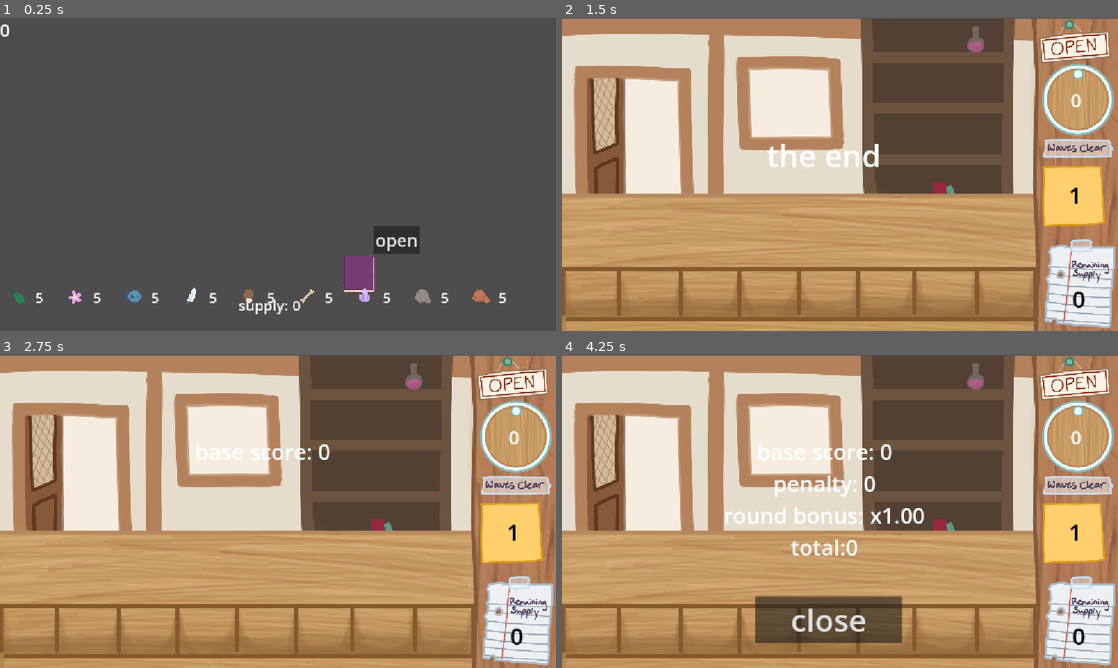
Above: before the commit, frames 1-4 (two rows, left to right).
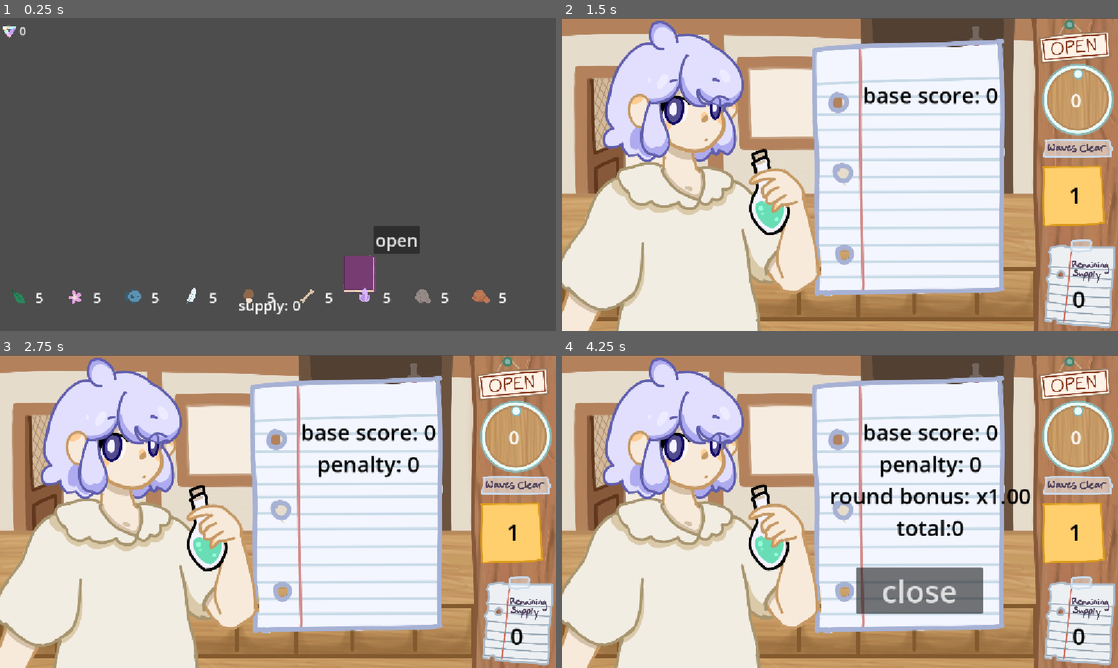
Above: after the commit, the same moments.

Repository: clairewsu/game
Game: Godot game, scene res://scripts/bigmain.tscn
Same seed, same stepped clock (60 frames per second), same inputs: the game is played once before the commit and once after it. The engine's default icon, where the game draws it, is replaced by a stand-in: a white triangle on a blue panel in a dark square.
Inputs (mouse positions are in pixels of both pictures, inside the frame that each line leads up to):
- Up to frame 1 (0.25 s): no input
- Up to frame 2 (1.5 s): click "open" at 0.5 s; click "start" at 1.25 s
- Up to frame 3 (2.75 s): tap Enter (enter) at 2 s; move the mouse to (400, 495) at 2.02 s; hold Enter (enter) from 2.03 s (still down); click (400, 495) at 2.17 s; tap Left (l) at 2.3 s
- Up to frame 4 (4.25 s): release Enter (enter) at 2.75 s; drag from (728, 527) to (812, 574) at 2.77 s; move the mouse to (895, 442) at 3.52 s; press the mouse at (895, 442) at 3.53 s; tap 1 (one) at 3.8 s

The runs differ from the first frame. In frame 1, 0.1% of the frame differs, in the area x 0-5%, y 2-7%; in frame 2, 54%; in frame 3, 54%; in frame 4, 55%, in the area x 0-85%, y 0-100%.

Commit message:
added a living breathing ari and money popups

Diff:
--- /dev/null
+++ b/scenes/endround/ari_endround.tscn
@@ -0,0 +1,205 @@
+[gd_scene format=3 uid="uid://baycr36qvmmmi"]
+
+[ext_resource type="Script" uid="uid://db2oy21t8i8kn" path="res://scripts/endround_ari.gd" id="1_lqdif"]
+[ext_resource type="Texture2D" uid="uid://bnumweqrqstpg" path="res://art/character_models/ari_endround/endround_ari_body.PNG" id="2_max4g"]
+[ext_resource type="Texture2D" uid="uid://dl0qkmvgu4ht" path="res://art/character_models/ari_endround/endround_ari_larm.PNG" id="3_0gi36"]
+[ext_resource type="Texture2D" uid="uid://doqrhg0s21tm6" path="res://art/character_models/ari_endround/endround_ari_forearm.PNG" id="4_uinbd"]
+[ext_resource type="Texture2D" uid="uid://bwkiv846hhqak" path="res://art/character_models/ari_endround/endround_ari_head.PNG" id="5_quvuf"]
+[ext_resource type="Texture2D" uid="uid://cffd7q52x1epm" path="res://art/character_models/ari_endround/endround_ari_eyes.PNG" id="6_f5b6x"]
+[ext_resource type="Texture2D" uid="uid://f5vw0nlyfg2v" path="res://art/character_models/ari_endround/endround_ari_blink.PNG" id="7_unywx"]
+
+[sub_resource type="Animation" id="Animation_ihkmo"]
+length = 0.001
+tracks/0/type = "value"
+tracks/0/imported = false
+tracks/0/enabled = true
+tracks/0/path = NodePath("body/forearm:rotation")
+tracks/0/interp = 1
+tracks/0/loop_wrap = true
+tracks/0/keys = {
+"times": PackedFloat32Array(0),
+"transitions": PackedFloat32Array(1),
+"update": 0,
+"values": [0.0]
+}
+tracks/1/type = "value"
+tracks/1/imported = false
+tracks/1/enabled = true
+tracks/1/path = NodePath("body/left_arm:rotation")
+tracks/1/interp = 1
+tracks/1/loop_wrap = true
+tracks/1/keys = {
+"times": PackedFloat32Array(0),
+"transitions": PackedFloat32Array(1),
+"update": 0,
+"values": [0.0]
+}
+tracks/2/type = "value"
+tracks/2/imported = false
+tracks/2/enabled = true
+tracks/2/path = NodePath("body:position")
+tracks/2/interp = 1
+tracks/2/loop_wrap = true
+tracks/2/keys = {
+"times": PackedFloat32Array(0),
+"transitions": PackedFloat32Array(1),
+"update": 0,
+"values": [Vector2(0, 0)]
+}
+
+[sub_resource type="Animation" id="Animation_3s8c2"]
+resource_name = "arms"
+length = 0.4
+tracks/0/type = "value"
+tracks/0/imported = false
+tracks/0/enabled = true
+tracks/0/path = NodePath("body/forearm:rotation")
+tracks/0/interp = 1
+tracks/0/loop_wrap = true
+tracks/0/keys = {
+"times": PackedFloat32Array(0, 0.4),
+"transitions": PackedFloat32Array(1, 1),
+"update": 0,
+"values": [0.0, 0.35863018]
+}
+tracks/1/type = "value"
+tracks/1/imported = false
+tracks/1/enabled = true
+tracks/1/path = NodePath("body/left_arm:rotation")
+tracks/1/interp = 1
+tracks/1/loop_wrap = true
+tracks/1/keys = {
+"times": PackedFloat32Array(0, 0.4),
+"transitions": PackedFloat32Array(1, 1),
+"update": 0,
+"values": [0.0, -0.14135455]
+}
+
+[sub_resource type="Animation" id="Animation_orqmi"]
+resource_name = "arms_idle"
+length = 0.4
+tracks/0/type = "value"
+tracks/0/imported = false
+tracks/0/enabled = true
+tracks/0/path = NodePath("body/left_arm:rotation")
+tracks/0/interp = 1
+tracks/0/loop_wrap = true
+tracks/0/keys = {
+"times": PackedFloat32Array(0.4),
+"transitions": PackedFloat32Array(1),
+"update": 0,
+"values": [0.0]
+}
+tracks/1/type = "value"
+tracks/1/imported = false
+tracks/1/enabled = true
+tracks/1/path = NodePath("body/forearm:rotation")
+tracks/1/interp = 1
+tracks/1/loop_wrap = true
+tracks/1/keys = {
+"times": PackedFloat32Array(0.4),
+"transitions": PackedFloat32Array(1),
+"update": 0,
+"values": [0.0]
+}
+
+[sub_resource type="Animation" id="Animation_66iij"]
+resource_name = "idle"
+loop_mode = 2
+tracks/0/type = "value"
+tracks/0/imported = false
+tracks/0/enabled = true
+tracks/0/path = NodePath("body:position")
+tracks/0/interp = 1
+tracks/0/loop_wrap = true
+tracks/0/keys = {
+"times": PackedFloat32Array(0, 1),
+"transitions": PackedFloat32Array(1, 1),
+"update": 0,
+"values": [Vector2(0, 0), Vector2(-2, -6)]
+}
+
+[sub_resource type="AnimationLibrary" id="AnimationLibrary_f57w3"]
+_data = {
+&"RESET": SubResource("Animation_ihkmo"),
+&"arms": SubResource("Animation_3s8c2"),
+&"arms_idle": SubResource("Animation_orqmi"),
+&"idle": SubResource("Animation_66iij")
+}
+
+[sub_resource type="AnimationNodeAdd2" id="AnimationNodeAdd2_ime08"]
+
+[sub_resource type="AnimationNodeAnimation" id="AnimationNodeAnimation_204eb"]
+animation = &"arms"
+
+[sub_resource type="AnimationNodeAnimation" id="AnimationNodeAnimation_pccli"]
+animation = &"arms_idle"
+
+[sub_resource type="AnimationNodeStateMachineTransition" id="AnimationNodeStateMachineTransition_p22vy"]
+advance_mode = 0
+
+[sub_resource type="AnimationNodeStateMachineTransition" id="AnimationNodeStateMachineTransition_v8gkj"]
+xfade_time = 0.4
+
+[sub_resource type="AnimationNodeStateMachine" id="AnimationNodeStateMachine_cboa2"]
+states/End/position = Vector2(829, 90.05469)
+states/Start/position = Vector2(233, 101.01758)
+states/arms/node = SubResource("AnimationNodeAnimation_204eb")
+states/arms/position = Vector2(418.5, 111.7168)
+states/arms_idle/node = SubResource("AnimationNodeAnimation_pccli")
+states/arms_idle/position = Vector2(616.3568, 100.25879)
+transitions = ["Start", "arms", SubResource("AnimationNodeStateMachineTransition_p22vy"), "arms", "arms_idle", SubResource("AnimationNodeStateMachineTransition_v8gkj")]
+graph_offset = Vector2(118.85683, 0)
+
+[sub_resource type="AnimationNodeAnimation" id="AnimationNodeAnimation_b68kx"]
+animation = &"idle"
+
+[sub_resource type="AnimationNodeBlendTree" id="AnimationNodeBlendTree_p8fuw"]
+graph_offset = Vector2(-238.21115, 47.540146)
+nodes/output/position = Vector2(810, 140)
+nodes/StateMachine/node = SubResource("AnimationNodeStateMachine_cboa2")
+nodes/StateMachine/position = Vector2(120, 190)
+nodes/idle/node = SubResource("AnimationNodeAnimation_b68kx")
+nodes/idle/position = Vector2(340, 90)
+nodes/Add2/node = SubResource("AnimationNodeAdd2_ime08")
+nodes/Add2/position = Vector2(540, 90)
+node_connections = [&"output", 0, &"Add2", &"Add2", 0, &"idle", &"Add2", 1, &"StateMachine"]
+
+[node name="ari" type="Node2D" unique_id=1925716817]
+script = ExtResource("1_lqdif")
+
+[node name="body" type="Sprite2D" parent="." unique_id=799462667]
+texture = ExtResource("2_max4g")
+
+[node name="left_arm" type="Sprite2D" parent="body" unique_id=1697519080]
+position = Vector2(-155, 37)
+texture = ExtResource("3_0gi36")
+offset = Vector2(155, -37)
+
+[node name="forearm" type="Sprite2D" parent="body" unique_id=1173587657]
+position = Vector2(285, 222)
+texture = ExtResource("4_uinbd")
+offset = Vector2(-285, -222)
+
+[node name="head" type="Sprite2D" parent="." unique_id=79042544]
+texture = ExtResource("5_quvuf")
+
+[node name="eyes" type="Sprite2D" parent="head" unique_id=1246388483]
+texture = ExtResource("6_f5b6x")
+
+[node name="blink" type="Sprite2D" parent="head" unique_id=8568946]
+texture = ExtResource("7_unywx")
+
+[node name="AnimationPlayer" type="AnimationPlayer" parent="." unique_id=320383745]
+libraries/ = SubResource("AnimationLibrary_f57w3")
+
+[node name="AnimationTree" type="AnimationTree" parent="." unique_id=440299929]
+tree_root = SubResource("AnimationNodeBlendTree_p8fuw")
+anim_player = NodePath("../AnimationPlayer")
+parameters/Add2/add_amount = 1.0
+
+[node name="Timer" type="Timer" parent="." unique_id=2135338117]
+wait_time = 7.0
+one_shot = true
+
+[connection signal="timeout" from="Timer" to="." method="_on_timer_timeout"]
--- /dev/null
+++ b/scenes/money_popup.tscn
@@ -0,0 +1,10 @@
+[gd_scene format=3 uid="uid://d0d0kg11fmx3n"]
+
+[ext_resource type="Script" uid="uid://diioiyb44fay0" path="res://scripts/salt_popup.gd" id="1_wmmc1"]
+[ext_resource type="Texture2D" uid="uid://68hy7wfqct2c" path="res://art/salt.PNG" id="2_1ruc8"]
+
+[node name="Node2D" type="Node2D" unique_id=1907886065]
+script = ExtResource("1_wmmc1")
+
+[node name="Sprite2D" type="Sprite2D" parent="." unique_id=550551309]
+texture = ExtResource("2_1ruc8")
--- a/scenes/ui_or_smth.tscn
+++ b/scenes/ui_or_smth.tscn
@@ -5,9 +5,20 @@
 [ext_resource type="Texture2D" uid="uid://b21cifd0ndrxe" path="res://art/note2.PNG" id="3_adh6k"]
 [ext_resource type="Texture2D" uid="uid://bgqsgfbnv8g77" path="res://art/note3.PNG" id="4_22ytw"]
 [ext_resource type="Texture2D" uid="uid://c6hfdcnnr10h7" path="res://art/open.PNG" id="5_adh6k"]
+[ext_resource type="Texture2D" uid="uid://cpdo6bpit1os0" path="res://art/scorecounter_paper.PNG" id="6_22ytw"]
 
 [node name="ui_and_stuff" type="CanvasLayer" unique_id=1762027153]
 script = ExtResource("1_bqq8r")
+
+[node name="scorecount_bg" type="TextureRect" parent="." unique_id=1904195969]
+z_index = -1
+offset_left = 495.0
+offset_top = 27.0
+offset_right = 931.0
+offset_bottom = 589.0
+rotation = -0.0024090346
+texture = ExtResource("6_22ytw")
+expand_mode = 1
 
 [node name="Timer" type="Timer" parent="." unique_id=1632939379]
 one_shot = true
@@ -25,10 +36,13 @@
 anchors_preset = 15
 anchor_right = 1.0
 anchor_bottom = 1.0
-offset_top = 168.0
-offset_right = -64.0
+offset_left = 605.0
+offset_top = 128.0
+offset_right = -230.0
+offset_bottom = -218.0
 grow_horizontal = 2
 grow_vertical = 2
+theme_override_colors/font_color = Color(0, 0, 0, 1)
 theme_override_font_sizes/font_size = 45
 text = "score: 1234"
 horizontal_alignment = 1
@@ -42,18 +56,19 @@
 text = "start"
 
 [node name="endbutton" type="Button" parent="." unique_id=302233631]
-offset_left = 400.0
-offset_top = 500.0
-offset_right = 705.0
-offset_bottom = 596.0
+z_index = 1000
+offset_left = 610.0
+offset_top = 440.0
+offset_right = 872.0
+offset_bottom = 536.0
 theme_override_font_sizes/font_size = 64
 text = "close"
 
 [node name="theend" type="Label" parent="." unique_id=177718164]
-offset_left = 424.0
-offset_top = 240.0
-offset_right = 661.0
-offset_bottom = 328.0
+offset_left = 127.0
+offset_top = 10.0
+offset_right = 364.0
+offset_bottom = 98.0
 theme_override_font_sizes/font_size = 64
 text = "the end"
 
--- a/scripts/bigmain.gd
+++ b/scripts/bigmain.gd
@@ -12,14 +12,14 @@
 # Called when the node enters the scene tree for the first time.
 func _ready() -> void:
 	$ui/open.pressed.connect(_on_open)
-	$moneycount.text=str(0)
+	$moneycount/Label.text=str(0)
 	$recipebook.hide()
 	cards=DeckManager.cards
 
 
 # Called every frame. 'delta' is the elapsed time since the previous frame.
 func _process(delta: float) -> void:
-	if int($moneycount.text)!=Global.moneys and not popping_up:
+	if int($moneycount/Label.text)!=Global.moneys and not popping_up:
 		update_moneys_popup(Global.moneys)
 
 func _on_open():
@@ -100,7 +100,7 @@
 	$moneycount.show()
 	$moneycount.position+=Vector2(0,-100)
 	tween.tween_property($moneycount,"position",$moneycount.position+Vector2(0,100),1)
-	tween.tween_method(update_moneys,int($moneycount.text),amt,1.0)
+	tween.tween_method(update_moneys,int($moneycount/Label.text),amt,1)
 	tween.tween_interval(.3)
 	tween.tween_property($moneycount,"position",$moneycount.position+Vector2(0,-100),1)
 	await tween.finished
@@ -109,7 +109,7 @@
 	popping_up=false
 
 func update_moneys(amt):
-	$moneycount.text=str(amt)
+	$moneycount/Label.text=str(amt)
 
 func _on_close():
 	$ui.show()
--- a/scripts/bigmain.tscn
+++ b/scripts/bigmain.tscn
@@ -5,6 +5,7 @@
 [ext_resource type="PackedScene" uid="uid://b76apnyc2rpv6" path="res://scenes/object.tscn" id="2_ddrcu"]
 [ext_resource type="PackedScene" uid="uid://c2c57qbq2djeu" path="res://scenes/make_menu.tscn" id="3_ooc2v"]
 [ext_resource type="Texture2D" uid="uid://dmm3mad5lfdla" path="res://art/recipebook.PNG" id="5_ooc2v"]
+[ext_resource type="Texture2D" uid="uid://u2vyoq5ngsyd" path="res://art/salt_icon.PNG" id="6_51huq"]
 
 [node name="main" type="Control" unique_id=1906546917]
 layout_mode = 3
@@ -33,9 +34,25 @@
 texture = ExtResource("5_ooc2v")
 expand_mode = 1
 
-[node name="moneycount" type="RichTextLabel" parent="." unique_id=762213268]
+[node name="moneycount" type="Control" parent="." unique_id=1208563013]
+anchors_preset = 0
+offset_top = 4.0
+offset_right = 248.0
+offset_bottom = 54.0
+
+[node name="TextureRect" type="TextureRect" parent="moneycount" unique_id=2011703888]
 layout_mode = 0
-offset_right = 208.0
-offset_bottom = 50.0
-theme_override_font_sizes/normal_font_size = 36
+offset_top = 4.0
+offset_right = 40.0
+offset_bottom = 44.0
+texture = ExtResource("6_51huq")
+expand_mode = 1
+
+[node name="Label" type="Label" parent="moneycount" unique_id=325653102]
+layout_mode = 0
+offset_left = 40.0
+offset_top = 6.0
+offset_right = 109.0
+offset_bottom = 40.0
+theme_override_font_sizes/font_size = 24
 text = "10000"
--- /dev/null
+++ b/scripts/endround_ari.gd
@@ -0,0 +1,32 @@
+extends Node2D
+@onready var arm_anim=$AnimationTree.get("parameters/StateMachine/playback")
+
+# Called when the node enters the scene tree for the first time.
+func _ready() -> void:
+	$head/blink.hide()
+	$Timer.start()
+	blink()
+
+
+# Called every frame. 'delta' is the elapsed time since the previous frame.
+func _process(delta: float) -> void:
+	pass
+
+
+func _on_timer_timeout() -> void:
+	arm_anim.travel("arms")
+	await get_tree().create_timer(3).timeout
+	arm_anim.travel("arms_idle")
+	$Timer.start()
+
+func blink():
+	var tween=create_tween()
+	while true:
+		await get_tree().create_timer(randfn(3,.5)).timeout
+		tween.tween_property($head/eyes,"scale.y",.2,.05)
+		$head/eyes.hide()
+		$head/blink.show()
+		await get_tree().create_timer(.1).timeout
+		$head/blink.hide()
+		$head/eyes.show()
+		tween.tween_property($head/eyes,"scale.y",1,.05)
--- a/scripts/global.gd
+++ b/scripts/global.gd
@@ -3,6 +3,7 @@
 var ingredients={"leaf":5,"flower":5,"fish":5,"feather":5,
 "mushroom":5,"bone":5,"crystal":5,"rock":5,"clay":5}
 var moneys=0
+var money_scene=preload("res://scenes/money_popup.tscn")
 
 # Called when the node enters the scene tree for the first time.
 func _ready() -> void:
@@ -12,3 +13,11 @@
 # Called every frame. 'delta' is the elapsed time since the previous frame.
 func _process(delta: float) -> void:
 	pass
+
+func spawn_money(amt,position,parent):
+	var x=clampi(amt/100,3,20)
+	for i in range(x):
+		var money=money_scene.instantiate()
+		money.position=position
+		parent.add_child(money)
+		await get_tree().create_timer(.1).timeout
--- /dev/null
+++ b/scripts/salt_popup.gd
@@ -0,0 +1,17 @@
+extends Node2D
+var moving=false
+
+# Called when the node enters the scene tree for the first time.
+func _ready() -> void:
+	scale*=.15
+	position+=Vector2(randi_range(-30,30),randi_range(-30,30))
+	await get_tree().create_timer(.9).timeout
+	moving=true
+
+# Called every frame. 'delta' is the elapsed time since the previous frame.
+func _process(delta: float) -> void:
+	if not moving:
+		return
+	position=position.move_toward(Vector2(50,50),50)
+	if position.distance_to(Vector2(50,50))<5:
+		self.queue_free()
--- a/scripts/ui_or_smth.gd
+++ b/scripts/ui_or_smth.gd
@@ -6,6 +6,8 @@
 var roundmult=0
 var total=0
 var x=1
+var character="ari"
+var endround_scene=load("res://scenes/endround/"+character+"_endround.tscn")
 var opensign=preload("res://art/open.PNG")
 var closedsign=preload("res://art/closed.PNG.png")
 var maskimg = load("res://art/opensign_mask.PNG").get_image()
@@ -26,6 +28,7 @@
 	$deckcounter.hide()
 	$roundcounter.hide()
 	$endbutton.hide()
+	$scorecount_bg.hide()
 
 func show_time(text):
 	$timerlabel.text = text
@@ -57,14 +60,16 @@
 
 func _on_end():
 	await get_parent().dismiss_end
+	var endround=endround_scene.instantiate()
+	endround.position=Vector2(250,350)
+	endround.scale*=.8
+	add_child(endround)
 	$pausebutton.disabled=true
 	$Timer.paused=true
 	$timerlabel.text="0"
 	countdown=0
 	total=max(0,snapped(roundmult*(base-penalty),1))
-	$theend.show()
-	await get_tree().create_timer(1).timeout
-	$theend.hide()
+	$scorecount_bg.show()
 	$scorecounter.show()
 	$scorecounter.text = "base score: "+str(base)
 	await get_tree().create_timer(.8).timeout
@@ -73,6 +78,8 @@
 	await countmult(roundmult)
 	await counttotal(total)
 	Global.moneys+=total
+	if total>0:
+		Global.spawn_money(total,Vector2(730,350),self)
 	$endbutton.show()
 
 # Called every frame. 'delta' is the elapsed time since the previous frame.
Binary file added: art/character_models/ari_endround/endround_ari_blink.PNG
Not shown, added: art/character_models/ari_endround/endround_ari_blink.PNG.import
Binary file added: art/character_models/ari_endround/endround_ari_body.PNG
Not shown, added: art/character_models/ari_endround/endround_ari_body.PNG.import
Binary file added: art/character_models/ari_endround/endround_ari_eyes.PNG
Not shown, added: art/character_models/ari_endround/endround_ari_eyes.PNG.import
Binary file added: art/character_models/ari_endround/endround_ari_forearm.PNG
Not shown, added: art/character_models/ari_endround/endround_ari_forearm.PNG.import
Binary file added: art/character_models/ari_endround/endround_ari_head.PNG
Not shown, added: art/character_models/ari_endround/endround_ari_head.PNG.import
Binary file added: art/character_models/ari_endround/endround_ari_larm.PNG
Not shown, added: art/character_models/ari_endround/endround_ari_larm.PNG.import
(and 8 more such lines)
